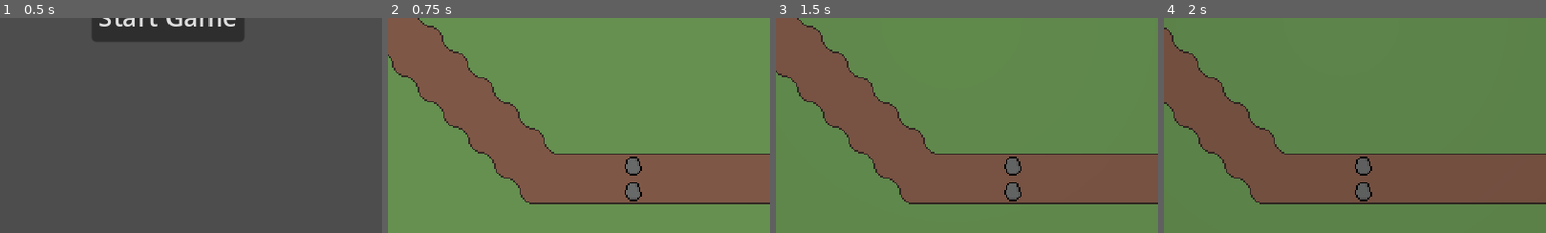
Above: before the commit, frames 1-4 (left to right).
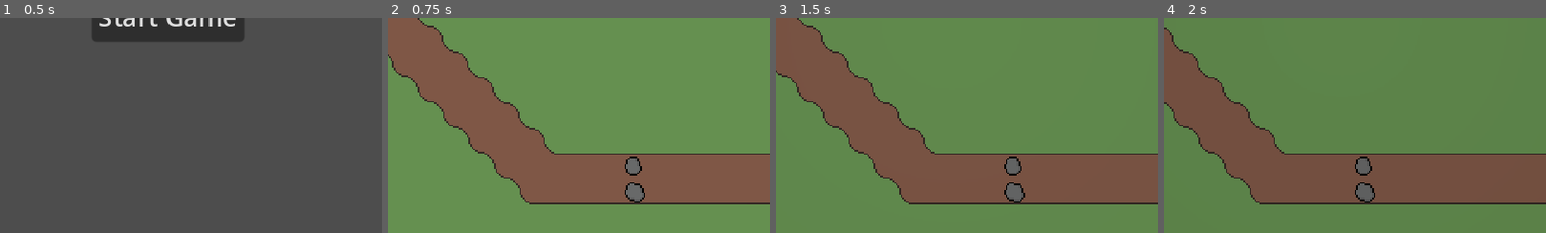
Above: after the commit, the same moments.

Repository: StormLight14/nightfall-mirror
Game: Godot game, scene res://menus/main/main_menu.tscn
Two runs of this game, one before a commit and one after it. Both use one fixed random seed, a clock stepped at 60 frames per second and the inputs below.
Inputs:
- Up to frame 1 (0.5 s): no input
- Up to frame 2 (0.75 s): click "Start Game" at 0.5 s
- Up to frame 3 (1.5 s): tap Enter at 1.25 s; hold D (right) from 1.28 s (still down); tap E (interact) at 1.35 s
- Up to frame 4 (2 s): keep holding D (right)
The pictures show only the part of the screen within x 28-78%, y 50-100%; the shares and areas given below are measured in that part.

Frame 1 is identical in both runs. In frame 2, 0.1% of the frame differs, in the area x 64-68%, y 76-86%; in frame 3, 0.1%, in the area x 62-66%, y 76-86%; in frame 4, 0.1%.

Commit message:
add random sprite variation to rocks

Diff:
--- /dev/null
+++ b/scenes/objects/rocks/rock.gd
@@ -0,0 +1,10 @@
+extends StaticBody2D
+
+var textures := [
+	preload("res://scenes/objects/rocks/rock1.png"),
+	preload("res://scenes/objects/rocks/rock2.png"),
+]
+
+func _ready() -> void:
+	var variation = randi_range(0, 1)  # Randomly pick a variation (0, 1, or 2)
+	$Sprite2D.texture = textures[variation]
--- a/scenes/objects/rocks/rock.tscn
+++ b/scenes/objects/rocks/rock.tscn
@@ -1,5 +1,6 @@
-[gd_scene load_steps=6 format=3 uid="uid://bb0pwqikwri2c"]
+[gd_scene load_steps=7 format=3 uid="uid://bb0pwqikwri2c"]
 
+[ext_resource type="Script" path="res://scenes/objects/rocks/rock.gd" id="1_qkipj"]
 [ext_resource type="Texture2D" uid="uid://cxojem2yvbk3d" path="res://scenes/objects/rocks/rock1.png" id="1_wp5f4"]
 [ext_resource type="PackedScene" uid="uid://dp3gwauh7erjh" path="res://components/pickupable.tscn" id="2_unhmv"]
 [ext_resource type="PackedScene" uid="uid://dniyxkb2thj51" path="res://ui/hint.tscn" id="3_umvct"]
@@ -11,6 +12,7 @@
 radius = 16.1245
 
 [node name="Rock" type="StaticBody2D"]
+script = ExtResource("1_qkipj")
 
 [node name="Sprite2D" type="Sprite2D" parent="."]
 texture = ExtResource("1_wp5f4")
Binary file added: scenes/objects/rocks/rock2.png
Not shown, added: scenes/objects/rocks/rock2.png.import
